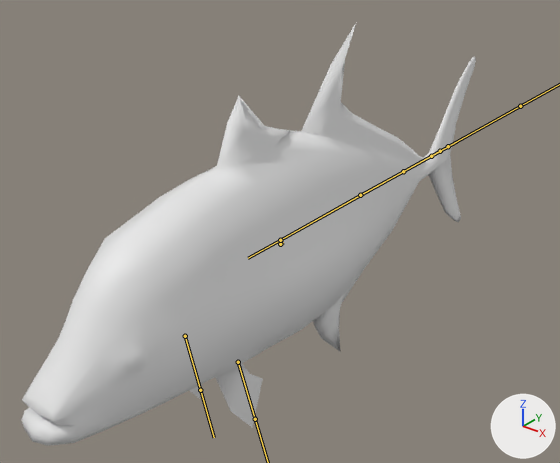
The FBX model Assets/Models/Fish/BlueFinJack.fbx as it was, and as the next commit left it.
One viewpoint serves both versions: a camera (50 mm lens) standing at (1.81, -2.27, 1.46) and looking at (-0.09, 0.11, -0.01). Arrows for +X, +Y and +Z are at lower right; the lights stay in place. The bones that bend it are drawn over the model as lines.

In view in the first picture: 'BlueFin'.
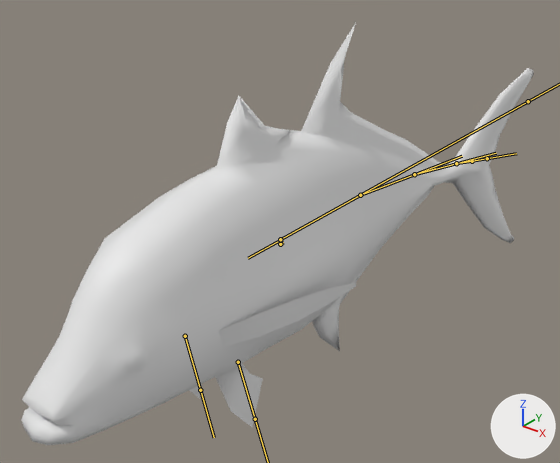
The newer file adds an action. The first version stands in its rest pose; the second is drawn at frame 15 of the action 'RIG-BlueFinJackArmiture|BlueFinJackSwim.001'.

The change in detail:
Bone 'DEF-Bone.003' (bone_def_bone_003) turns from (0, 0, 0) to (-9, 0, 0) degrees about its own x, y and z.
Bone 'DEF-Bone.002' (bone_def_bone_002) turns from (0, 0, 0) to (-9, 0, 0) degrees about its own x, y and z.
Bone 'DEF-Bone.008' (bone_def_bone_008) turns from (0, 0, 0) to (-9, 0, 0) degrees about its own x, y and z.

Where the change shows, as pixel boxes (x1, y1, x2, y2) in the pictures (560 x 463 px):
'BlueFin', posed (13% wider): before (21, 23, 476, 446); after (21, 23, 534, 445)
bone 'DEF-Bone.003', root to tip: before (360, 195) to (403, 171); after (360, 195) to (414, 174)
bone 'DEF-Bone.002', root to tip: before (403, 171) to (431, 156); after (414, 174) to (456, 163)
bone 'DEF-Bone.008', root to tip: before (431, 156) to (448, 146); after (456, 163) to (487, 158)
